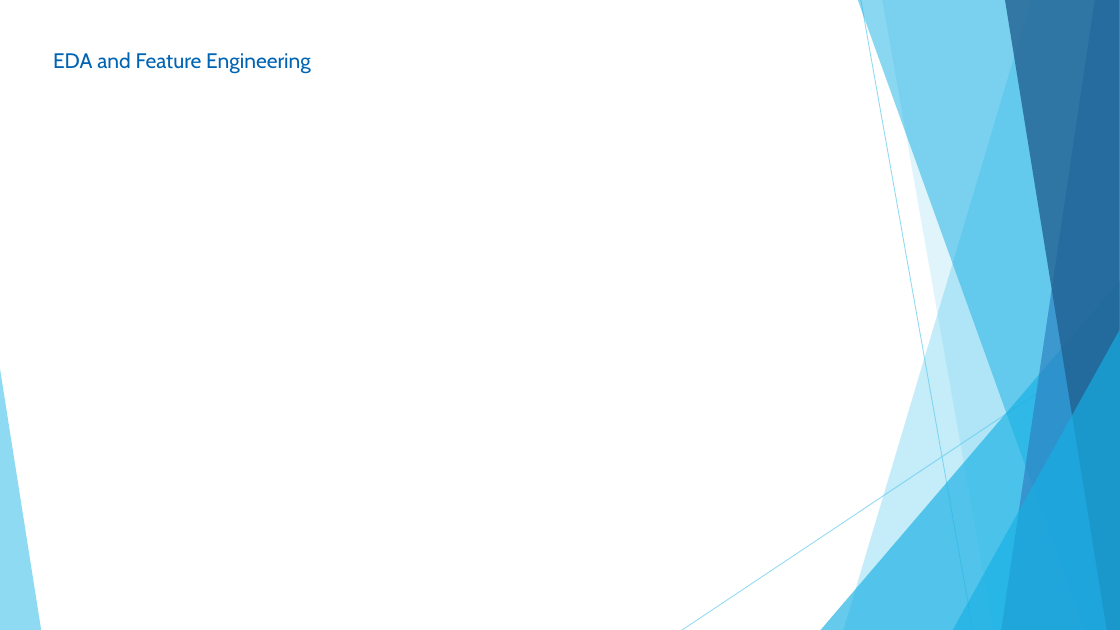
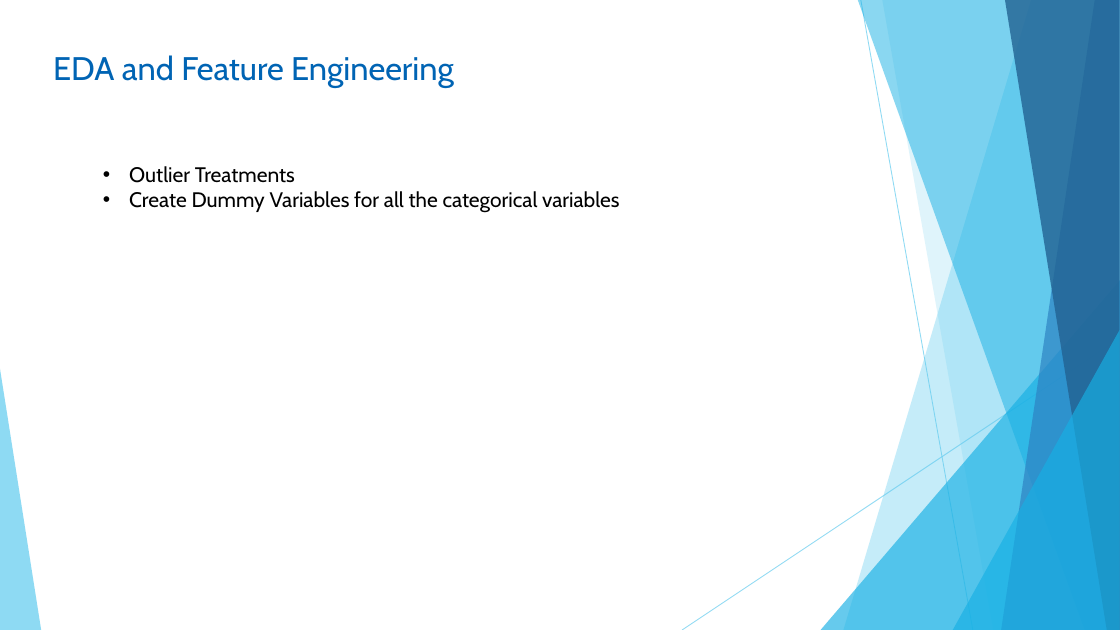
Before and after one commit to pyachauhan/Data-Hackathon-ModelTeam, a slide deck: slide 4 of PPT.pptx. Drawn at 1120x630 pixels with LibreOffice and Linux fonts; fonts in the diff are those of the drawing. Boxes give left, top, right and bottom in pixels: in the first picture for what was removed or moved away, otherwise in the second. Text is boxed around its words. In the diff, an @@ line names an element or a change of style, - is before the commit and + after.

```diff
--- a/PPT.pptx
+++ b/PPT.pptx
@@ text "EDA and Feature Engineering" at [53,55,454,88]: size 18 to 28 pt @@
@@ text added at [129,166,619,213], 18 pt, text #000000 @@
+• Outlier Treatments
+• Create Dummy Variables for all the categorical variables
```
Also in this commit, not shown: 3 other slides changed, 1 slide added, 2 slides removed, 1 other file.
